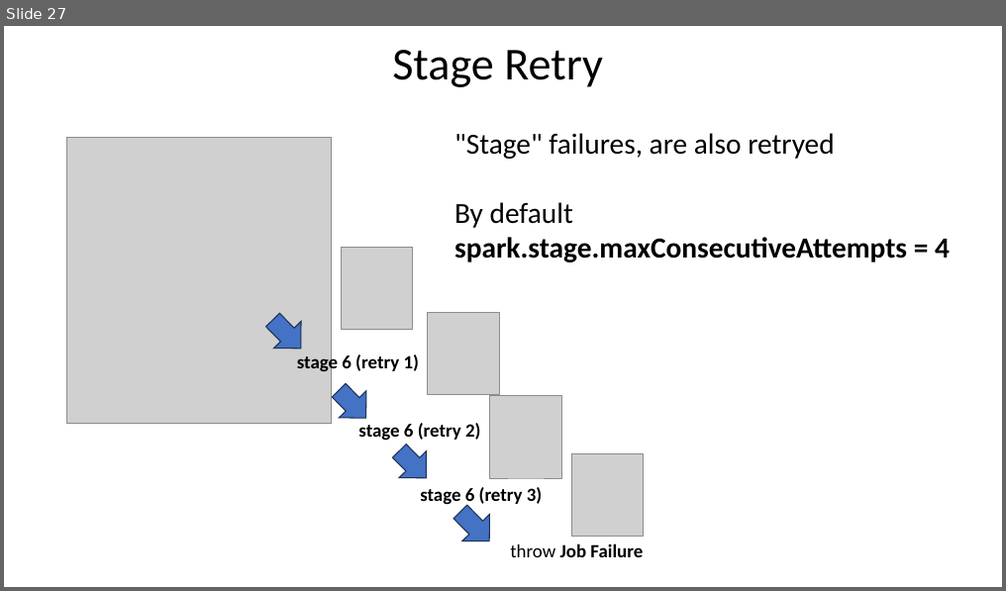
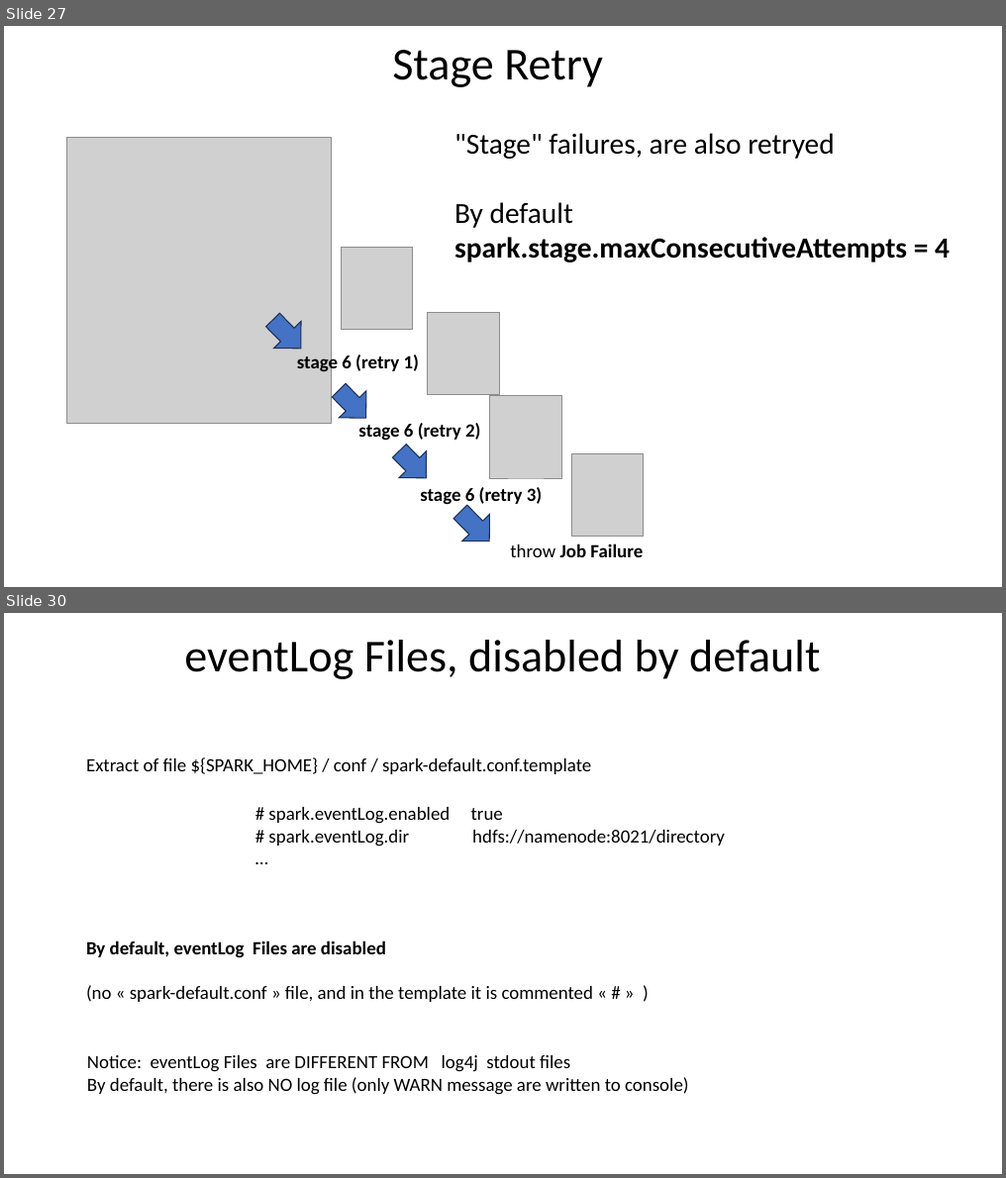
Before and after one commit to Arnaud-Nauwynck/presentations, a slide deck: pres-bigdata/12-sparkui-internals-plan-job-stage-task.pptx. Shown one above the other, each under a label of ours: slide 27 before the commit, slides 27 and 30 after it; the slides between them are not shown. The pictures are 1006x591 and 1006x1178 pixels, drawn with LibreOffice and Linux fonts; fonts in the diff are those of the drawing; grey boxes stand for pictures. Boxes give left, top, right and bottom in pixels: in the first picture for what was removed or moved away, otherwise in the second. Text is boxed around its words. In the diff, an @@ line names an element or a change of style, - is before the commit and + after.

```diff
--- a/pres-bigdata/12-sparkui-internals-plan-job-stage-task.pptx
+++ b/pres-bigdata/12-sparkui-internals-plan-job-stage-task.pptx
@@ slide 30 added at [4,613,1002,1174], background #FFFFFF @@
@@ title added at [184,640,820,679], 44 pt, text #000000 @@
+eventLog Files, disabled by default
@@ text added at [86,758,591,774], 18 pt, text #000000 @@
+Extract of file ${SPARK_HOME} / conf / spark-default.conf.template
@@ text added at [268,807,725,847], 18 pt, text #000000 @@
+# spark.eventLog.enabled true
+# spark.eventLog.dir hdfs://namenode:8021/directory
+…
@@ text added at [86,941,594,1002], 18 pt, text #000000 @@
+By default, eventLog Files are disabled
+(no « spark-default.conf » file, and in the template it is commented « # » )
@@ text added at [87,1056,689,1095], 18 pt, text #000000 @@
+Notice: eventLog Files are DIFFERENT FROM log4j stdout files
+By default, there is also NO log file (only WARN message are written to console)
```
Also in this commit, not shown: 5 slides changed, 14 other slides added, 26 other files.
